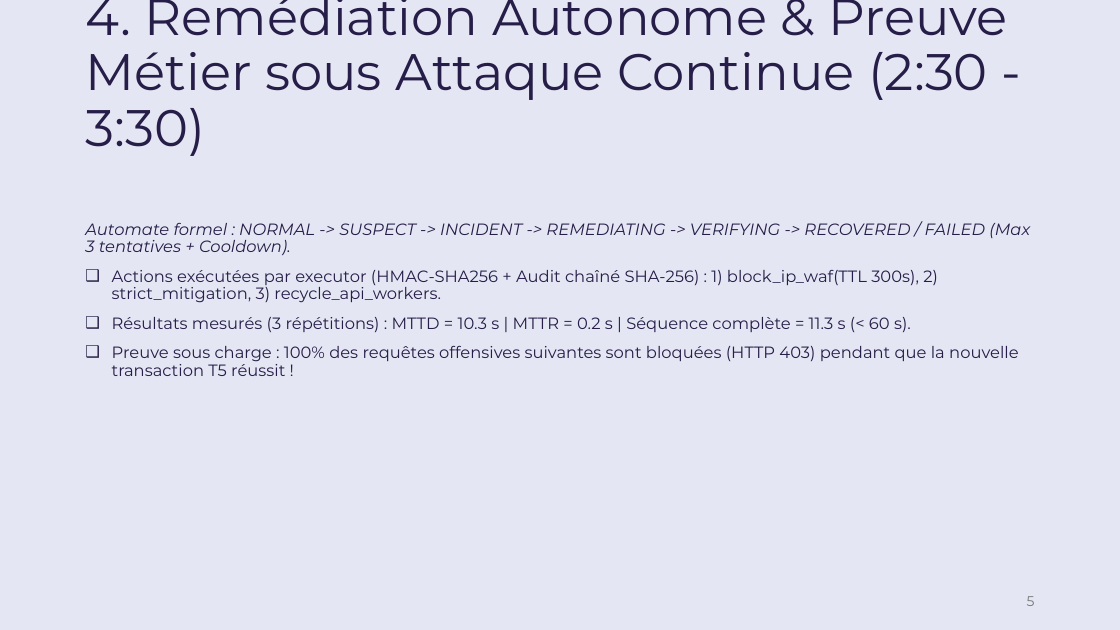
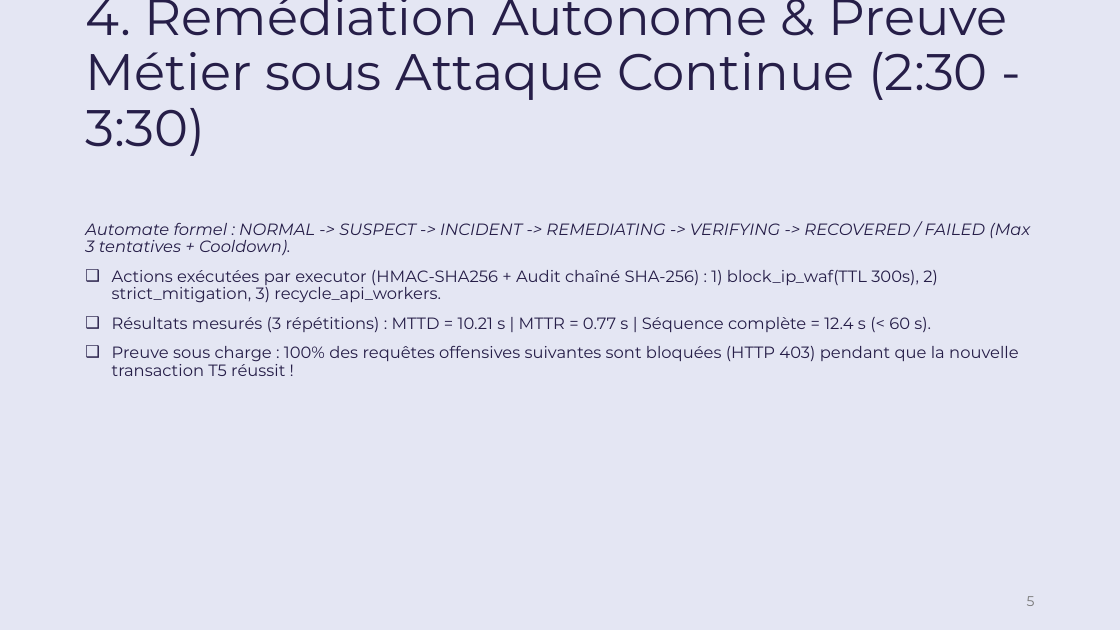
Before and after one commit to pierre-mcd38/RESILIENCE-ALPHA, a slide deck: slide 5 of deliverables/Workshop2026-M2-G2/Workshop2026-M2-G2-Pres.pptx. Drawn at 1120x630 pixels with LibreOffice and Linux fonts; fonts in the diff are those of the drawing; background and template pictures are left out. Boxes give left, top, right and bottom in pixels: in the first picture for what was removed or moved away, otherwise in the second. Text is boxed around its words. In the diff, an @@ line names an element or a change of style, - is before the commit and + after.

```diff
--- a/deliverables/Workshop2026-M2-G2/Workshop2026-M2-G2-Pres.pptx
+++ b/deliverables/Workshop2026-M2-G2/Workshop2026-M2-G2-Pres.pptx
@@ text at [112,317,931,332]: text changed @@
-❑ Résultats mesurés (3 répétitions) : MTTD = 10.3 s | MTTR = 0.2 s | Séquence complète = 11.3 s (< 60 s).
+❑ Résultats mesurés (3 répétitions) : MTTD = 10.21 s | MTTR = 0.77 s | Séquence complète = 12.4 s (< 60 s).
```
Also in this commit, not shown: 1 other slide changed, 22 other files.
